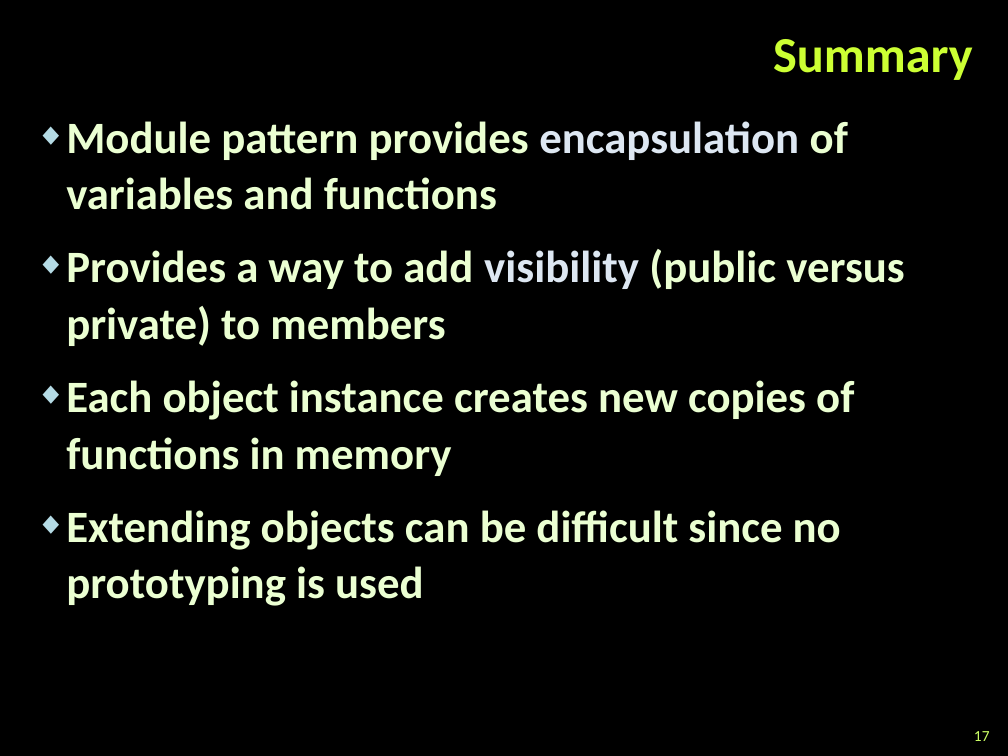
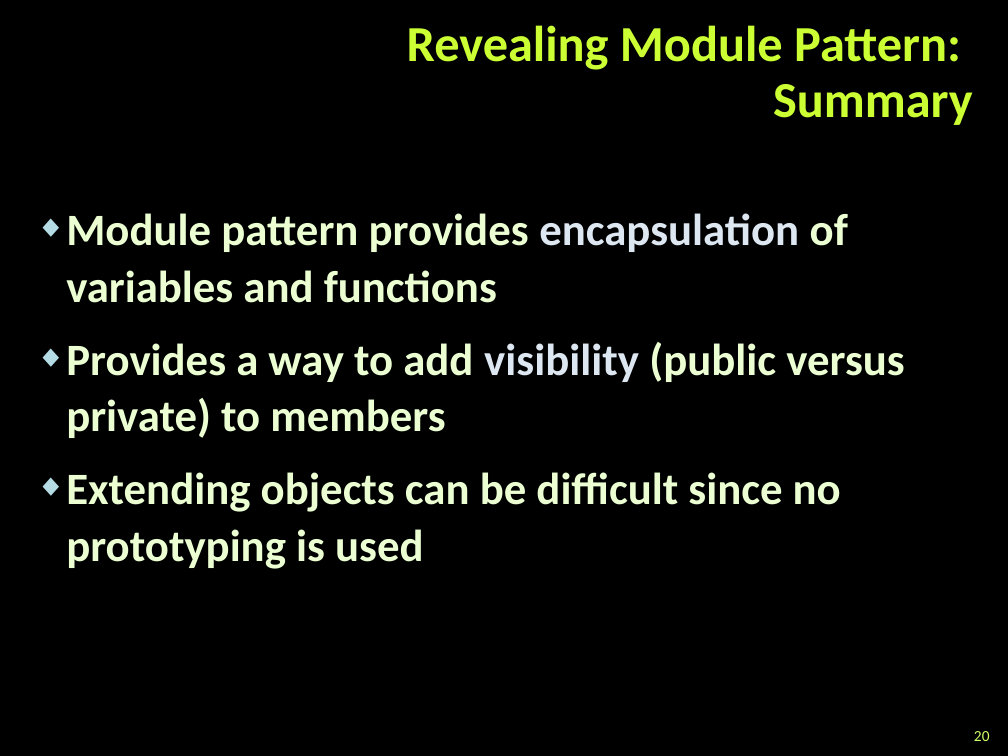
Before and after one commit to martin-nikolov/Telerik-Academy, a slide deck: slide 20 of Web Design & Development/5. JavaScript OOP/06. Modules and Patterns/Modules and Patterns.pptx (slide 17 before the commit). Drawn at 1008x756 pixels with LibreOffice and Linux fonts; fonts in the diff are those of the drawing; background and template pictures are left out. Boxes give left, top, right and bottom in pixels: in the first picture for what was removed or moved away, otherwise in the second. Text is boxed around its words. In the diff, an @@ line names an element or a change of style, - is before the commit and + after.

```diff
--- a/Web Design & Development/5. JavaScript OOP/06. Modules and Patterns/Modules and Patterns.pptx
+++ b/Web Design & Development/5. JavaScript OOP/06. Modules and Patterns/Modules and Patterns.pptx
@@ title at box(407, 25, 973, 125): text changed @@
-Summary
+Revealing Module Pattern:
+Summary
@@ text "Module pattern provides encapsulation of ...": place and size @@
-text "Module pattern provides encapsulation of ..." at box(66, 121, 904, 606)
+text "Module pattern provides encapsulation of ..." at box(66, 213, 904, 569)
@@ text at box(66, 380, 854, 476): paragraph removed @@
-◆ Each object instance creates new copies of functions in memory
@@ page number at box(974, 731, 990, 741): text changed @@
-17
+20
```
Also in this commit, not shown: 9 other slides changed, 15 slides added, 2 slides removed, 19 other files.
